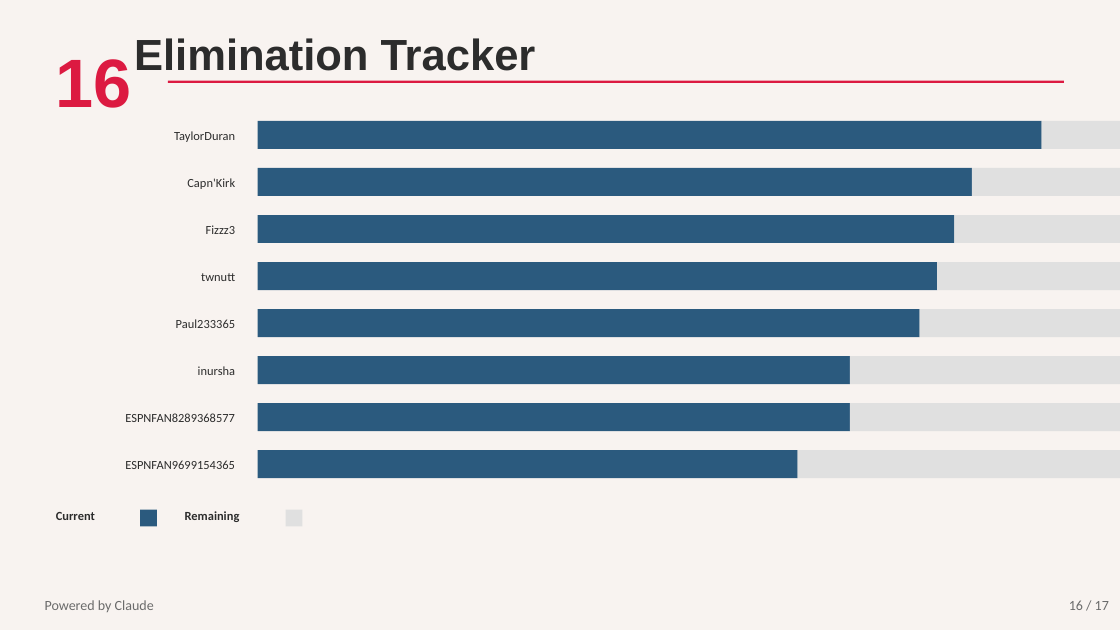
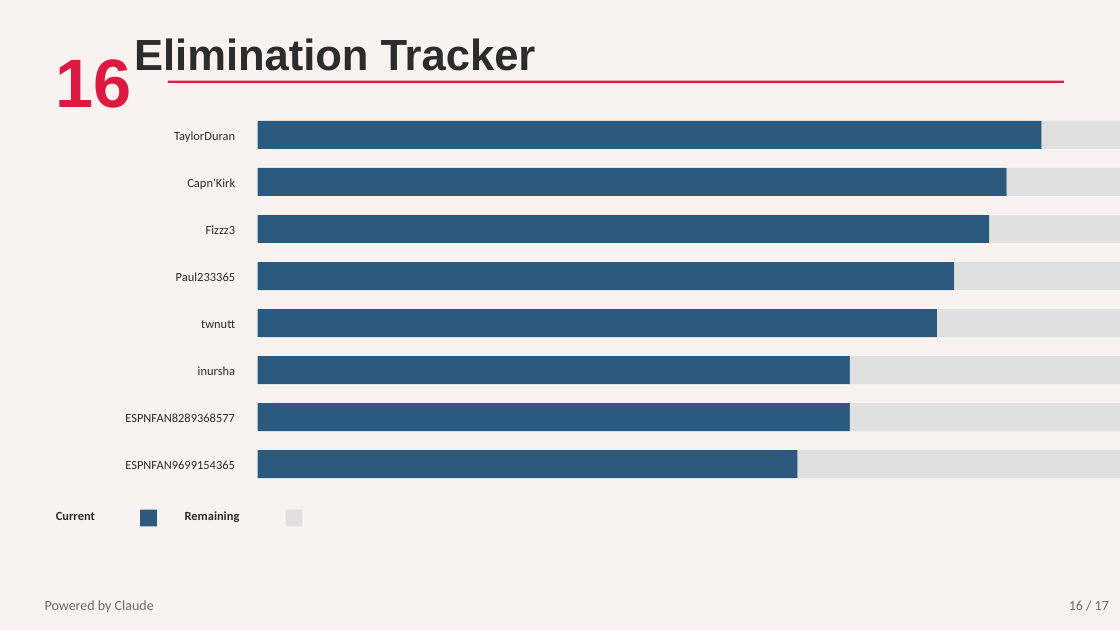
Before and after one commit to tdswim/Elons-Plugs-2026, a slide deck: slide 16 of Elons_Plugs_Deck.pptx. Drawn at 1120x630 pixels with LibreOffice and Linux fonts; fonts in the diff are those of the drawing. Boxes give left, top, right and bottom in pixels: in the first picture for what was removed or moved away, otherwise in the second. Text is boxed around its words. In the diff, an @@ line names an element or a change of style, - is before the commit and + after.

```diff
--- a/Elons_Plugs_Deck.pptx
+++ b/Elons_Plugs_Deck.pptx
@@ rectangle resized from (x1=258, y1=168, x2=972, y2=196) to (x1=258, y1=168, x2=1007, y2=196) @@
@@ rectangle resized from (x1=972, y1=168, x2=1120, y2=196) to (x1=1007, y1=168, x2=1120, y2=196) @@
@@ rectangle resized from (x1=258, y1=215, x2=954, y2=243) to (x1=258, y1=215, x2=989, y2=243) @@
@@ rectangle resized from (x1=954, y1=215, x2=1120, y2=243) to (x1=989, y1=215, x2=1120, y2=243) @@
@@ text "Paul233365" moved from (x1=176, y1=319, x2=235, y2=328) to (x1=176, y1=272, x2=235, y2=281) @@
@@ rectangle resized from (x1=258, y1=262, x2=937, y2=290) to (x1=258, y1=262, x2=954, y2=290) @@
@@ rectangle resized from (x1=937, y1=262, x2=1120, y2=290) to (x1=954, y1=262, x2=1120, y2=290) @@
@@ text "twnutt" moved from (x1=201, y1=273, x2=235, y2=281) to (x1=201, y1=320, x2=235, y2=328) @@
@@ rectangle resized from (x1=258, y1=309, x2=920, y2=337) to (x1=258, y1=309, x2=937, y2=337) @@
@@ rectangle resized from (x1=920, y1=309, x2=1120, y2=337) to (x1=937, y1=309, x2=1120, y2=337) @@
```
Also in this commit, not shown: 10 other slides changed.
